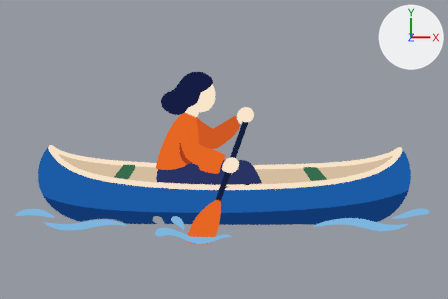
What one commit did to the Blender file sorgenti/canoa/canoa.blend.
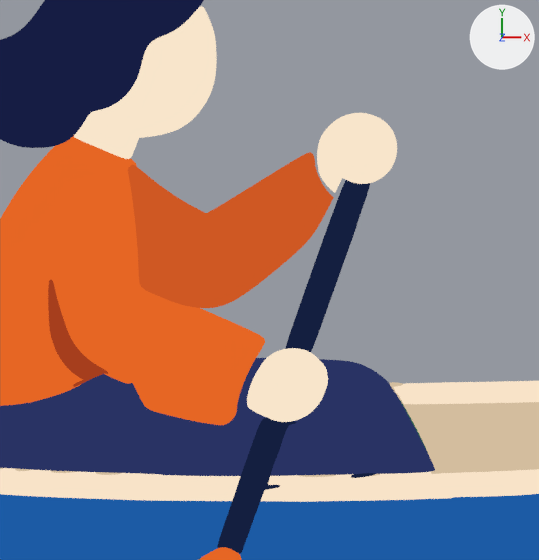
The first picture shows the older version from the file's camera 'cam'. The close-ups show the older and then the newer version on the part from 38% to 63% of the width and 28% to 68% of the height of that picture. Only the edits that show in the close-ups are written down. The lights are fixed; the arrows at upper right show +X, +Y and +Z.

Names of what the first close-up shows: 'asta', 'avambraccio', 'bordo', 'braccio', 'busto', 'capelli', 'gambe', 'interno', 'mano_giu', 'mano_su', 'scafo', 'testa' and 3 more.
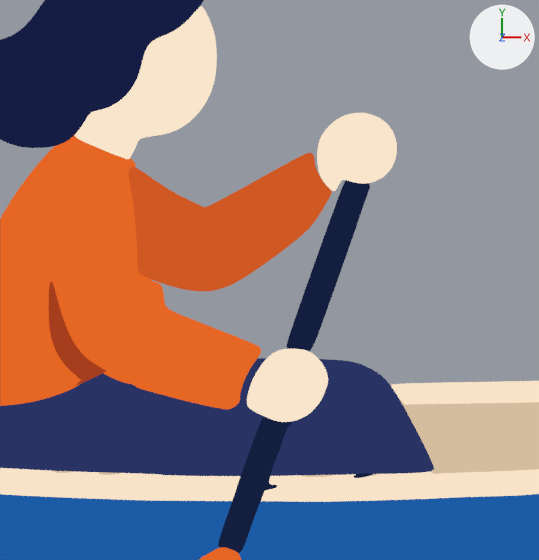
Diff of the bpy script that builds the scene:
```diff
--- a/sorgenti/canoa/canoa.blend.py
+++ b/sorgenti/canoa/canoa.blend.py
@@ ob_avambraccio @@
 ob_avambraccio = bpy.data.objects.new('avambraccio', cu_avambraccio)
-ob_avambraccio.location = (-2.753, 1.887, 0.09)
-ob_avambraccio.rotation_euler = (0.0, 0.0, 0.0215)  # degrees (0, 0, 1.2)
-ob_avambraccio.scale = (1.39, 1.39, 1.0)
+ob_avambraccio.parent = ob_osso_avambraccio
+ob_avambraccio.matrix_parent_inverse = Matrix(((0.951, -0.31, 0.0, -7.931), (0.31, 0.951, 0.0, 2.968), (0.0, 0.0, 1.0, 0.0), (0.0, 0.0, 0.0, 1.0)))
+ob_avambraccio.location = (0.0, 0.0, 0.09)
@@ ob_braccio @@
 ob_braccio = bpy.data.objects.new('braccio', cu_braccio)
-ob_braccio.location = (-0.782, 0.837, 0.12)
-ob_braccio.rotation_euler = (0.0, 0.0, -0.0336)  # degrees (0, 0, -1.9)
-ob_braccio.scale = (1.14, 1.14, 1.0)
+ob_braccio.parent = ob_osso_braccio
+ob_braccio.matrix_parent_inverse = Matrix(((0.989, 0.148, 0.0, -6.216), (-0.148, 0.989, 0.0, 5.093), (0.0, 0.0, 1.0, 0.0), (0.0, 0.0, 0.0, 1.0)))
+ob_braccio.location = (0.0, 0.0, 0.12)
@@ ob_osso_braccio @@
+ob_osso_braccio = bpy.data.objects.new('osso_braccio', None)
+ob_osso_braccio.location = (6.89, -4.101, 0.0)
+ob_osso_braccio.rotation_euler = (0.0, 0.0, 0.115)  # degrees (0, 0, 6.6)
+ob_osso_braccio.scale = (1.14, 1.0, 1.0)
@@ ob_osso_avambraccio @@
+ob_osso_avambraccio = bpy.data.objects.new('osso_avambraccio', None)
+ob_osso_avambraccio.location = (6.619, -5.263, 0.0)
+ob_osso_avambraccio.rotation_euler = (0.0, 0.0, -0.294)  # degrees (0, 0, -17)
+ob_osso_avambraccio.scale = (1.39, 1.0, 1.0)
```

Changed parts and their boxes (x1, y1, x2, y2) in the close-ups (539 x 560 px):
'braccio', moved, turned, rescaled: before (128, 152, 334, 308); after (129, 153, 332, 291)
'avambraccio', moved, turned, rescaled: before (78, 258, 265, 425); after (73, 276, 261, 409)
